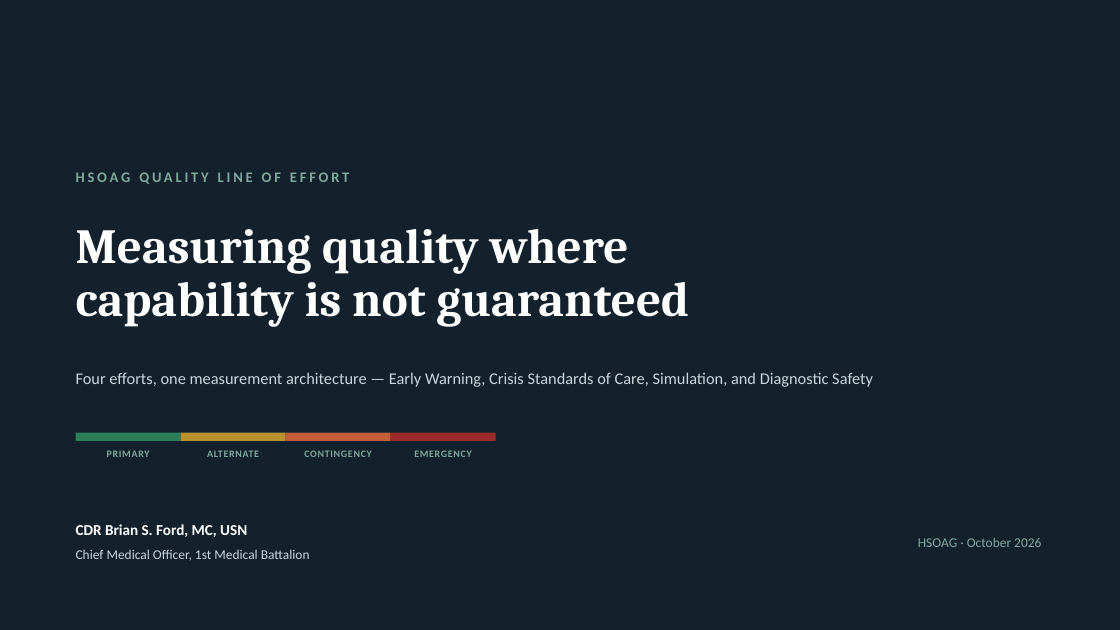
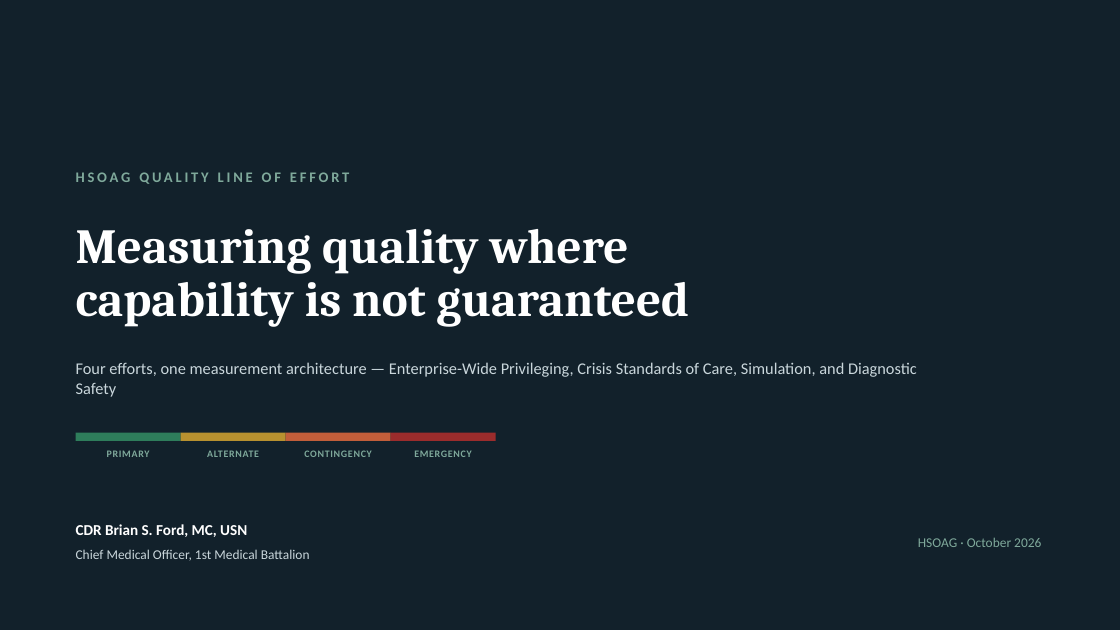
Before and after one commit to bford5270/Measure-Dx-Genesis, a slide deck: slide 1 of brief/HSOAG_Quality_LOE.pptx. Drawn at 1120x630 pixels with LibreOffice and Linux fonts; fonts in the diff are those of the drawing. Boxes give left, top, right and bottom in pixels: in the first picture for what was removed or moved away, otherwise in the second. Text is boxed around its words. In the diff, an @@ line names an element or a change of style, - is before the commit and + after.

```diff
--- a/brief/HSOAG_Quality_LOE.pptx
+++ b/brief/HSOAG_Quality_LOE.pptx
@@ text at bbox=[76, 362, 917, 397]: text changed @@
-Four efforts, one measurement architecture — Early Warning, Crisis Standards of Care, Simulation, and Diagnostic Safety
+Four efforts, one measurement architecture — Enterprise-Wide Privileging, Crisis Standards of Care, Simulation, and Diagnostic Safety
```
Also in this commit, not shown: 2 other slides changed, 2 slides added, 2 slides removed, 2 other files.
